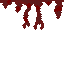
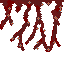
Comparing the layer stacks of the two w=64, h=64 images. Changes:
added layer "orange" above "art" over 8, 2, 61, 50
painted on "art" over 0, 1, 62, 52
